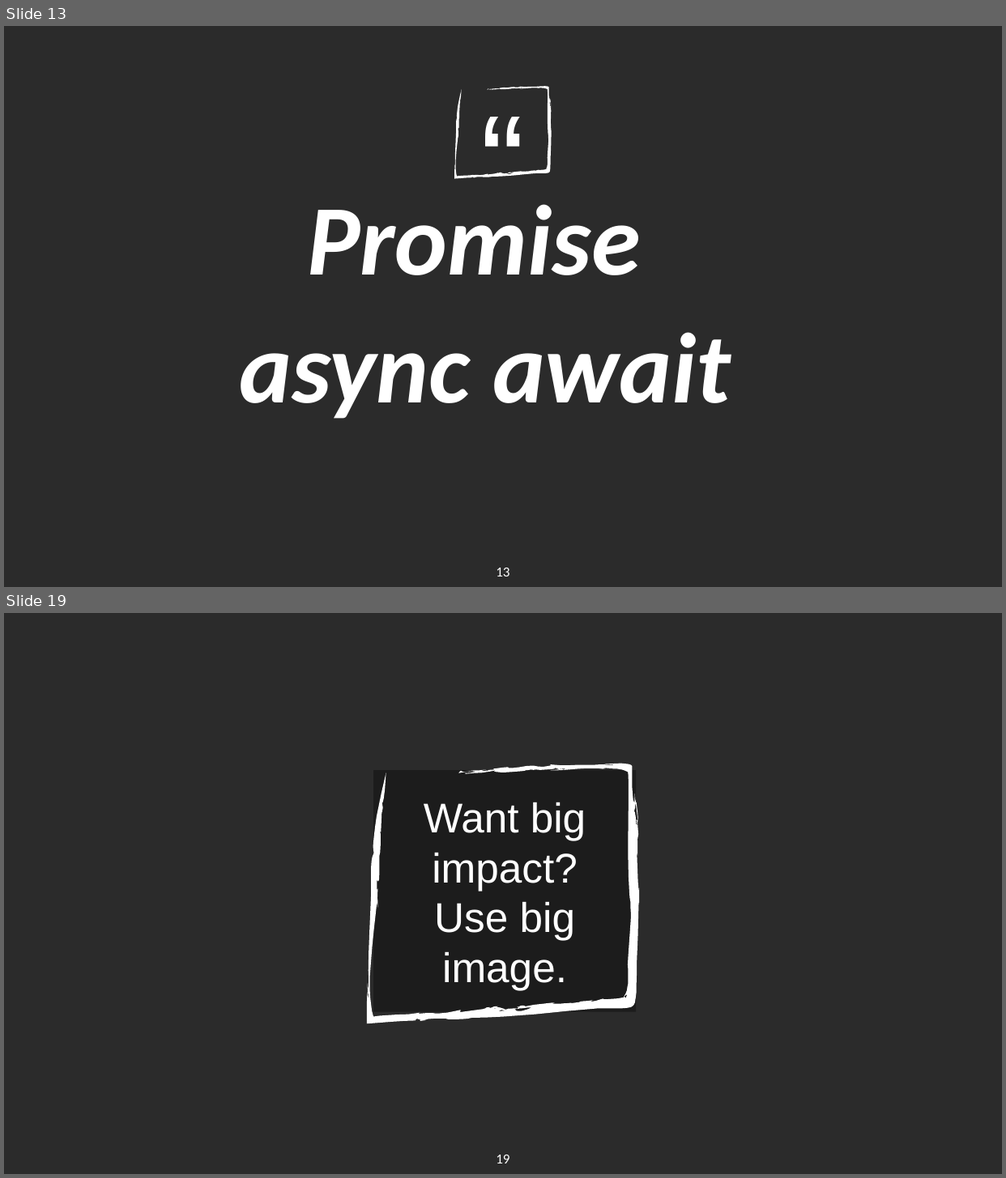
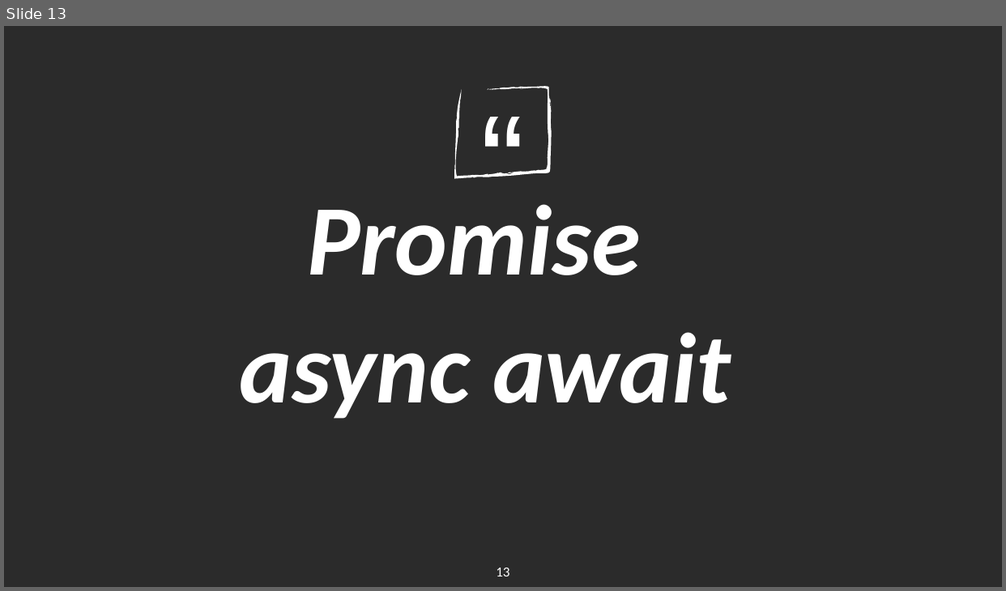
Before and after one commit to DangTinh422003/Asynchronus_EventLoop_DOCS, a slide deck: CallStack_Async.pptx. Shown one above the other, each under a label of ours: slides 13 and 19 before the commit, slide 13 after it; the slides between them are not shown. The pictures are 1006x1178 and 1006x591 pixels, drawn with LibreOffice and Linux fonts; fonts in the diff are those of the drawing; background and template pictures are left out; a plain dark background stands for a picture behind light text. Boxes give left, top, right and bottom in pixels: in the first picture for what was removed or moved away, otherwise in the second. Text is boxed around its words. In the diff, an @@ line names an element or a change of style, - is before the commit and + after.

Commit message:
fix pp file

```diff
--- a/CallStack_Async.pptx
+++ b/CallStack_Async.pptx
@@ slide 19 removed at <box>4,613,1002,1174</box>, background picture (left out) @@
@@ freeform shape removed at <box>367,764,640,1024</box> @@
@@ title removed at <box>373,771,636,1012</box> @@
-Want big impact?
-Use big image.
@@ page number removed at <box>496,1155,509,1164</box> @@
-19
```
Also in this commit, not shown: 1 slide changed, 32 other slides removed.
